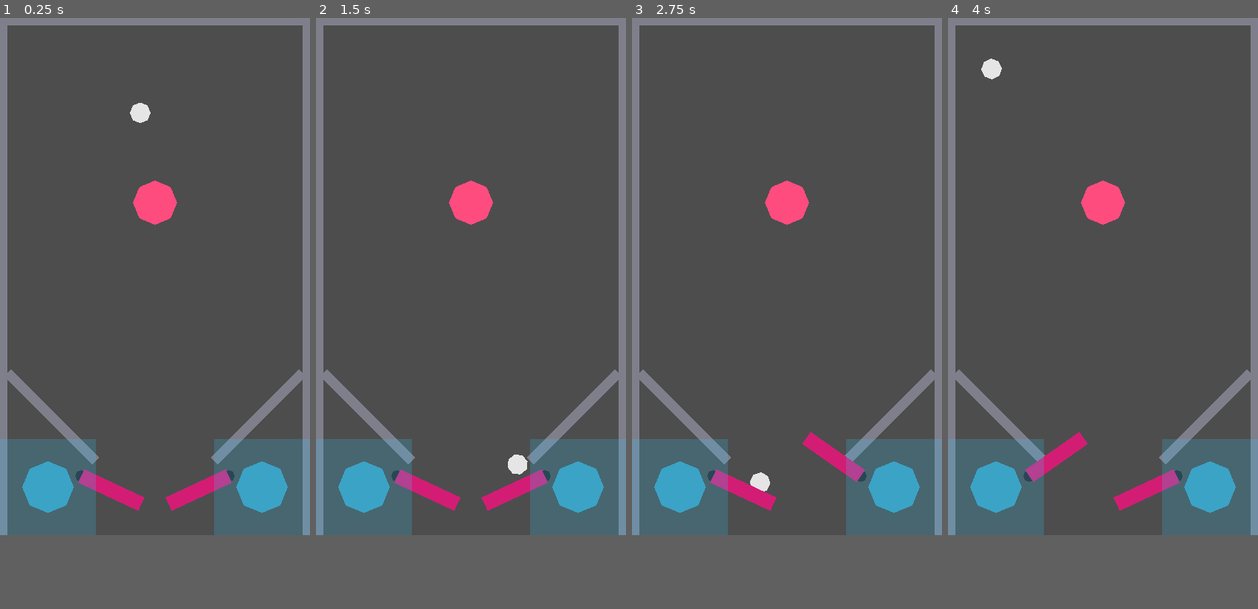
Above: before the commit, frames 1-4 (left to right).
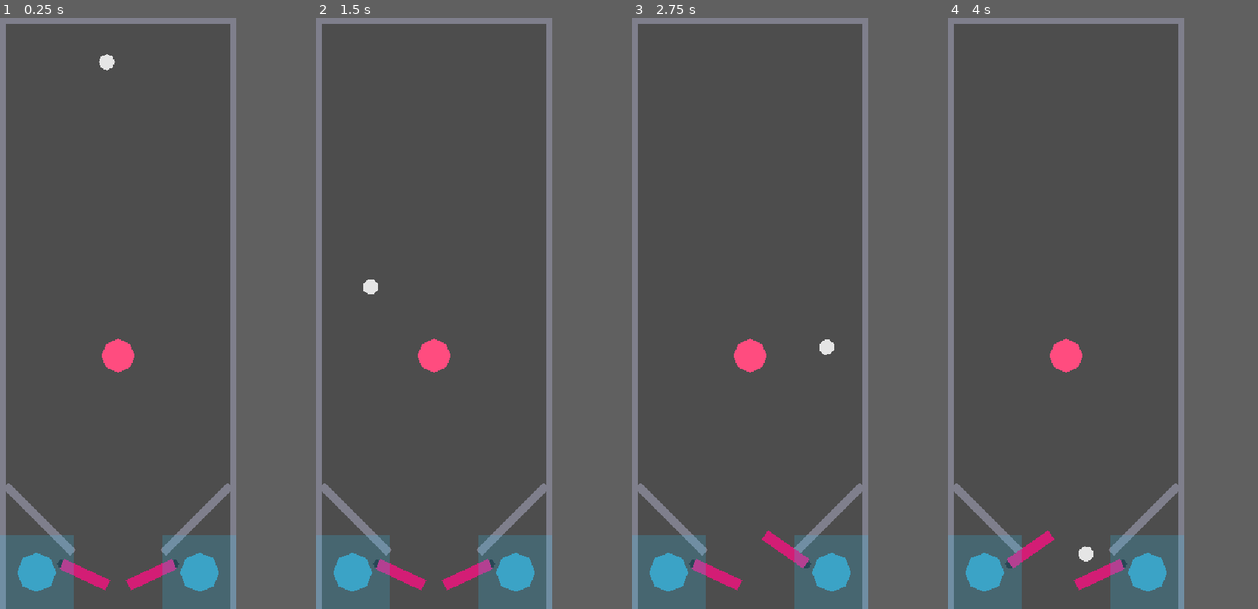
Above: after the commit, the same moments.

Repository: nobody174/pinball-adventure
Game: Godot game, scene res://core/physics/physics_prototype.tscn
The game is run twice, just before and just after one commit, with the same random seed, the same clock (stepped at 60 frames per second) and the same inputs.
Inputs (mouse positions are in pixels of both pictures, inside the frame that each line leads up to):
- Up to frame 1 (0.25 s): no input
- Up to frame 2 (1.5 s): tap Enter at 0.5 s; move the mouse to (539, 248) at 0.52 s; hold Right (flip_right) 0.53-1.25 s; tap Up (launch_ball) at 0.6 s; click (539, 248) at 0.67 s; drag from (409, 301) to (471, 201) at 1.27 s
- Up to frame 3 (2.75 s): move the mouse to (818, 165) at 2.02 s; hold Right (flip_right) from 2.03 s (still down); hold Shift from 2.03 s (still down)
- Up to frame 4 (4 s): release Right (flip_right) at 2.75 s; release Shift at 2.75 s; drag from (1087, 378) to (1010, 201) at 2.77 s; move the mouse to (1196, 354) at 3.52 s; hold Left (flip_left) from 3.53 s (still down); tap Ctrl at 3.6 s
The window is 420x700 before the commit and 320x800 after it. Grey fills any space a smaller window leaves; there, only what the larger window draws over its background counts as a difference.

The runs differ from the first frame. In frame 1, 23% of the frame differs, in the area x 0-100%, y 0-100%; in frame 2, 23%; in frame 3, 23%; in frame 4, 23%.

Commit message:
feat(glitch): enlarge table to relieve crowding, redistribute upper content
Designer flagged real crowding: with all three MVP-tier interactions in,
the 420x700 playfield had shader targets, cache bumpers, the Glitch Core,
ramp, and bumper all bunched in a narrow band.

Extended the boundary upward only (new top at y=-350, viewport height
700->1050) rather than resizing everything, so the already-tuned flipper/
slingshot/bumper/ramp/guide geometry near the bottom stays pixel-identical
and doesn't need re-validation -- only the newly available top region
needed populating. Redistributed the Shader Node targets, Sprite Cache
bumpers, and Clock lane into that space with real gaps between them.

Real gotcha caught along the way: TouchZones live in a CanvasLayer, which
is screen-space and untouched by the Camera2D's move -- recentering the
camera on the taller table silently desynced the touch buttons from the
flippers on screen until corrected (+350 offset, matching the camera's
shift). The Feedback message label had the same issue; the corner Score/
High Score labels didn't (screen-anchored, not tied to a world element).

31/31 tests passing (all scene geometry, no logic changed).

Co-Authored-By: Claude Sonnet 5 <noreply@anthropic.com>

Diff:
--- a/core/physics/physics_prototype.tscn
+++ b/core/physics/physics_prototype.tscn
@@ -6,7 +6,7 @@
 [ext_resource type="Script" path="res://core/physics/bumper.gd" id="4_bumper"]
 
 [sub_resource type="RectangleShape2D" id="RectangleShape2D_wall_side"]
-size = Vector2(20, 700)
+size = Vector2(20, 1050)
 
 [sub_resource type="RectangleShape2D" id="RectangleShape2D_wall_top"]
 size = Vector2(420, 20)
@@ -31,29 +31,29 @@
 [node name="Boundary" type="StaticBody2D" parent="." unique_id=11964670]
 
 [node name="LeftWall" type="CollisionShape2D" parent="Boundary" unique_id=182639212]
-position = Vector2(0, 350)
+position = Vector2(0, 175)
 shape = SubResource("RectangleShape2D_wall_side")
 
 [node name="LeftWallSprite" type="Polygon2D" parent="Boundary" unique_id=2044888972]
-position = Vector2(0, 350)
+position = Vector2(0, 175)
 color = Color(0.5, 0.5, 0.55, 1)
-polygon = PackedVector2Array(-10, -350, 10, -350, 10, 350, -10, 350)
+polygon = PackedVector2Array(-10, -525, 10, -525, 10, 525, -10, 525)
 
 [node name="RightWall" type="CollisionShape2D" parent="Boundary" unique_id=828326114]
-position = Vector2(420, 350)
+position = Vector2(420, 175)
 shape = SubResource("RectangleShape2D_wall_side")
 
 [node name="RightWallSprite" type="Polygon2D" parent="Boundary" unique_id=1959204579]
-position = Vector2(420, 350)
+position = Vector2(420, 175)
 color = Color(0.5, 0.5, 0.55, 1)
-polygon = PackedVector2Array(-10, -350, 10, -350, 10, 350, -10, 350)
+polygon = PackedVector2Array(-10, -525, 10, -525, 10, 525, -10, 525)
 
 [node name="TopWall" type="CollisionShape2D" parent="Boundary" unique_id=989107409]
-position = Vector2(210, 0)
+position = Vector2(210, -350)
 shape = SubResource("RectangleShape2D_wall_top")
 
 [node name="TopWallSprite" type="Polygon2D" parent="Boundary" unique_id=1739139589]
-position = Vector2(210, 0)
+position = Vector2(210, -350)
 color = Color(0.5, 0.5, 0.55, 1)
 polygon = PackedVector2Array(-210, -10, 210, -10, 210, 10, -210, 10)
 
@@ -100,7 +100,7 @@
 polygon = PackedVector2Array(-84.85, -7, 84.85, -7, 84.85, 7, -84.85, 7)
 
 [node name="Ball" type="RigidBody2D" parent="." unique_id=1994410899]
-position = Vector2(190, 100)
+position = Vector2(190, -300)
 script = ExtResource("1_ball")
 
 [node name="CollisionShape2D" type="CollisionShape2D" parent="Ball" unique_id=840662744]
@@ -154,7 +154,7 @@
 script = ExtResource("3_touch")
 
 [node name="LeftZone" type="TouchScreenButton" parent="TouchZones" unique_id=1103866490]
-position = Vector2(65, 635)
+position = Vector2(65, 985)
 shape = SubResource("RectangleShape2D_touch_zone")
 shape_centered = true
 visible = true
@@ -168,7 +168,7 @@
 polygon = PackedVector2Array(35, 0, 24.75, 24.75, 0, 35, -24.75, 24.75, -35, 0, -24.75, -24.75, 0, -35, 24.75, -24.75)
 
 [node name="RightZone" type="TouchScreenButton" parent="TouchZones" unique_id=839068721]
-position = Vector2(355, 635)
+position = Vector2(355, 985)
 shape = SubResource("RectangleShape2D_touch_zone")
 shape_centered = true
 visible = true
@@ -182,6 +182,6 @@
 polygon = PackedVector2Array(35, 0, 24.75, 24.75, 0, 35, -24.75, 24.75, -35, 0, -24.75, -24.75, 0, -35, 24.75, -24.75)
 
 [node name="Camera2D" type="Camera2D" parent="." unique_id=2134439033]
-position = Vector2(210, 350)
+position = Vector2(210, 175)
 
 [connection signal="body_entered" from="Bumper/KickArea" to="Bumper/KickArea" method="_on_body_entered"]
--- a/project.godot
+++ b/project.godot
@@ -22,7 +22,7 @@
 [display]
 
 window/size/viewport_width=420
-window/size/viewport_height=700
+window/size/viewport_height=1050
 window/stretch/mode="canvas_items"
 window/stretch/aspect="keep"
 
--- a/tables/the_glitch/the_glitch.tscn
+++ b/tables/the_glitch/the_glitch.tscn
@@ -27,7 +27,7 @@
 radius = 38.0
 
 [sub_resource type="RectangleShape2D" id="RectangleShape2D_clock_lane"]
-size = Vector2(18, 180)
+size = Vector2(18, 260)
 
 [node name="TheGlitch" instance=ExtResource("1_base")]
 script = ExtResource("4_glitch")
@@ -43,7 +43,7 @@
 [node name="ShaderNodeTargets" type="Node2D" parent="."]
 
 [node name="ShaderNodeA" type="Area2D" parent="ShaderNodeTargets"]
-position = Vector2(80, 140)
+position = Vector2(80, -260)
 script = ExtResource("3_target")
 target_id = "shader_a"
 flash_color = Color(1, 0.85, 0.2, 1)
@@ -56,7 +56,7 @@
 polygon = PackedVector2Array(-12, -12, 12, -12, 12, 12, -12, 12)
 
 [node name="ShaderNodeB" type="Area2D" parent="ShaderNodeTargets"]
-position = Vector2(55, 210)
+position = Vector2(50, -170)
 script = ExtResource("3_target")
 target_id = "shader_b"
 flash_color = Color(1, 0.85, 0.2, 1)
@@ -69,7 +69,7 @@
 polygon = PackedVector2Array(-12, -12, 12, -12, 12, 12, -12, 12)
 
 [node name="ShaderNodeC" type="Area2D" parent="ShaderNodeTargets"]
-position = Vector2(105, 210)
+position = Vector2(110, -170)
 script = ExtResource("3_target")
 target_id = "shader_c"
 flash_color = Color(1, 0.85, 0.2, 1)
@@ -129,7 +129,7 @@
 [node name="SpriteCacheBumpers" type="Node2D" parent="."]
 
 [node name="CacheBumperA" type="StaticBody2D" parent="SpriteCacheBumpers"]
-position = Vector2(270, 300)
+position = Vector2(280, -240)
 
 [node name="CollisionShape2D" type="CollisionShape2D" parent="SpriteCacheBumpers/CacheBumperA"]
 shape = SubResource("CircleShape2D_cache_bumper")
@@ -147,7 +147,7 @@
 shape = SubResource("CircleShape2D_cache_bumper")
 
 [node name="CacheBumperB" type="StaticBody2D" parent="SpriteCacheBumpers"]
-position = Vector2(310, 340)
+position = Vector2(320, -160)
 
 [node name="CollisionShape2D" type="CollisionShape2D" parent="SpriteCacheBumpers/CacheBumperB"]
 shape = SubResource("CircleShape2D_cache_bumper")
@@ -165,7 +165,7 @@
 shape = SubResource("CircleShape2D_cache_bumper")
 
 [node name="CacheBumperC" type="StaticBody2D" parent="SpriteCacheBumpers"]
-position = Vector2(260, 380)
+position = Vector2(270, -80)
 
 [node name="CollisionShape2D" type="CollisionShape2D" parent="SpriteCacheBumpers/CacheBumperC"]
 shape = SubResource("CircleShape2D_cache_bumper")
@@ -183,7 +183,7 @@
 shape = SubResource("CircleShape2D_cache_bumper")
 
 [node name="ClockLane" type="Area2D" parent="."]
-position = Vector2(30, 350)
+position = Vector2(30, -200)
 script = ExtResource("3_target")
 target_id = "clock_lane"
 flash_color = Color(0.3, 0.9, 1, 1)
@@ -193,16 +193,16 @@
 
 [node name="Sprite" type="Polygon2D" parent="ClockLane"]
 color = Color(0.3, 0.9, 1, 0.6)
-polygon = PackedVector2Array(-9, -90, 9, -90, 9, 90, -9, 90)
+polygon = PackedVector2Array(-9, -130, 9, -130, 9, 130, -9, 130)
 
 [node name="Feedback" type="CanvasLayer" parent="."]
 layer = 10
 
 [node name="Label" type="Label" parent="Feedback"]
 offset_left = 20.0
-offset_top = 300.0
+offset_top = 650.0
 offset_right = 400.0
-offset_bottom = 340.0
+offset_bottom = 690.0
 theme_override_colors/font_color = Color(1, 0.85, 0.2, 1)
 theme_override_font_sizes/font_size = 28
 text = "SHADER REBUILD COMPLETE"
Not shown, changed: docs/PROGRESS.md
